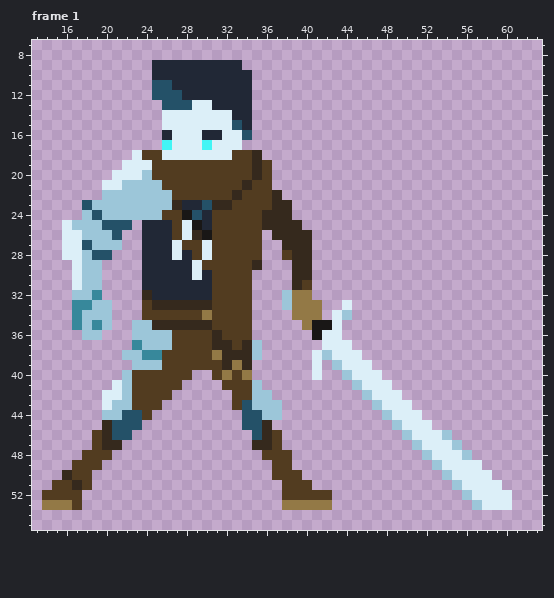
Pixel-art file, stored at Aseprite/Hero makeover.aseprite. Above is the file before it was changed.
64x64 pixels, 6 frames. Shown: frame 1: x 13..63, y 7..55. The commit also changed other frames, which this record leaves out.
The result:
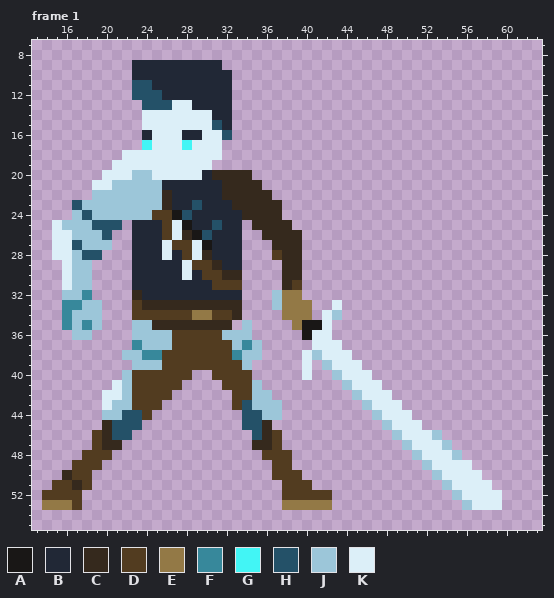
Palette (. is transparent): A #191716  B #212836  C #35291d  D #523c20  E #937946  F #37889b  G #42f5f5  H #245168  J #9cc6d9  K #dceff8
The exact change:
layer "Character/Head+Scarf/head" added
layer "Character/head" removed
layer "Character/scarf" removed
Changed rows in their new state; - is an unchanged pixel.
Frame 1:
first column x 15:
 9 --------BB-------..---------------------------
10 --------BB--------..--------------------------
11 --------HHBB------..--------------------------
12 --------HH-BB-----..--------------------------
13 ---------HH-KKBB--..--------------------------
14 ---------KK-----BB..--------------------------
15 ---------KK-----HB..--------------------------
16 ---------BKK-BBKKH..--------------------------
17 ---------GKK-G-K-..---------------------------
18 -------K-KK------....-------------------------
19 ------K---KKKKKK......------------------------
20 -----K--J-KKKKKBCCCC..------------------------
21 ----K-J----BBBBBBCC-C.------------------------
22 ----J------CBBBBBC-CCC.-----------------------
23 --HJ-------CB-HBBBCCCC-.----------------------
24 --JHJ-----D-AHB-BBBCC--.----------------------
25 KJ--H--.B--DKAB-HBB.C---.---------------------
26 K-J--H.-B--DKCAHBBB..C---.--------------------
27 K-HJ--.-B--KD-KABBB..-C--.--------------------
28 K-JH-.--B--KBDKCBBB..-DC-.--------------------
29 -KJ-.---B----KD-CBB..--C-.--------------------
30 -KJ-.---B----KBD-CC.---C-.--------------------
31 -KJ-.---B----------.---CD.--------------------
32 -J-F.---CB------BBB.--JE-.--------------------
33 -F-J-.--DC------CCC.--JE--.-K.----------------
34 -FJ--.--D-----E---C.---E--.KJ.----------------
35 -FJFJ.----------CC.J----EA-K.-----------------
36 --J-.-----------DJJJ-----AK-.-----------------
37 ----------------DDJF------K--.----------------
38 ----------------DDFJ-----KJK--.---------------
39 -----------------DDJ-----K.JK--.--------------
40 -----------------D-D-----K.-JK--.-------------
41 -----------------------------JK--.------------
42 ------------------------------JK--.-----------
43 -------------------------------JK--.----------
44 --------------------------------JK--.---------
45 ---------------------------------JK--.--------
46 ----------------------------------JK--J.------
47 -----------------------------------JK--J.-----
48 ------------------------------------JK--J.----
49 -------------------------------------JK---.---
50 --------------------------------------JK---.--
51 ---------------------------------------JK---.-
52 ----------------------------------------JK---.
53 -----------------------------------------JK--.
Pixel boxes of the changes (left, top, right, bottom) in both pictures:
changed: (52, 60, 512, 510)
